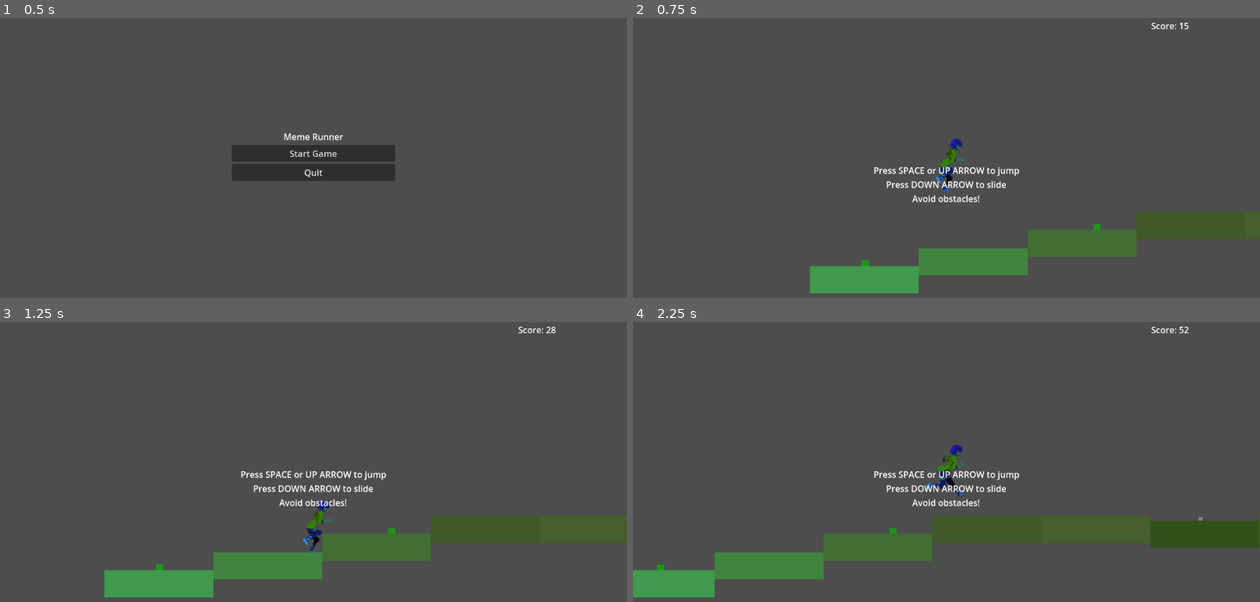
Above: before the commit, frames 1-4 (two rows, left to right).
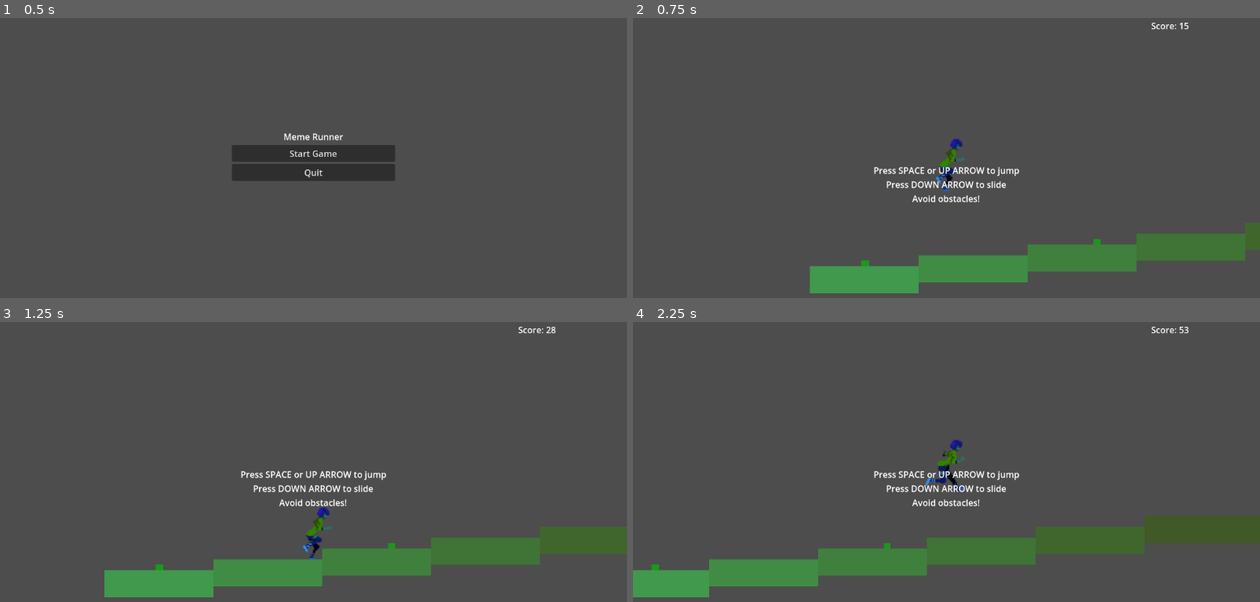
Above: after the commit, the same moments.

Repository: DeweyHur/meme_runner
Game: Godot game, scene res://scenes/MainMenu.tscn
Same seed, same stepped clock (60 frames per second), same inputs: the game is played once before the commit and once after it.
Inputs:
- Up to frame 1 (0.5 s): no input
- Up to frame 2 (0.75 s): click "Start Game" at 0.5 s
- Up to frame 3 (1.25 s): no input
- Up to frame 4 (2.25 s): tap Space (jump) at 1.25, 1.52, 2 s; hold Shift (slide) 1.28-2.03 s; hold Up (ui_up) from 1.28 s (still down); tap Shift (slide) at 2.1 s

Frame 1 is identical in both runs. In frame 2, 5.9% of the frame differs, in the area x 45-100%, y 69-95%; in frame 3, 7.1%; in frame 4, 7.9%, in the area x 2-100%, y 1-99%.

Commit message:
Fix player slope movement - add proper collision layers, slope detection, and smoother terrain traversal

Diff:
--- a/scenes/Player.tscn
+++ b/scenes/Player.tscn
@@ -59,7 +59,7 @@
 sprite_frames = SubResource("SpriteFrames_jfpux")
 animation = &"run"
 autoplay = "run"
-frame_progress = 0.0513972
+frame_progress = 0.213959
 
 [node name="Camera2D" type="Camera2D" parent="."]
 position_smoothing_enabled = true
--- a/scripts/Player.gd
+++ b/scripts/Player.gd
@@ -17,9 +17,33 @@
 	# Set initial position
 	position = Vector2(100, 300)
 
+	# Set collision layers for proper ground detection
+	collision_layer = 2  # Player layer
+	collision_mask = 1   # Detect ground layer
+
 	# Make sure we're on the ground
 	if is_on_floor():
 		position.y = 300
+
+func handle_slope_movement():
+	# If on floor, check if we're on a slope and adjust movement
+	if is_on_floor():
+		# Get the floor normal to determine slope direction
+		var floor_normal = get_floor_normal()
+
+		# If we're on a slope (not flat ground)
+		if floor_normal.y < 0.9:  # Less than 0.9 means we're on a slope
+			# Calculate slope angle
+			var slope_angle = acos(floor_normal.y)
+
+			# If slope is walkable (less than 45 degrees)
+			if slope_angle < deg_to_rad(45.0):
+				# Adjust velocity to move along the slope
+				var slope_velocity = velocity.x / cos(slope_angle)
+				velocity.y = -slope_velocity * sin(slope_angle)
+			else:
+				# Too steep, slide down
+				velocity.y += gravity * 0.5
 
 func _physics_process(delta):
 	# Add gravity
@@ -33,6 +57,9 @@
 
 	# Handle running
 	velocity.x = run_speed
+
+	# Handle slope movement
+	handle_slope_movement()
 
 	# Handle jumping
 	if Input.is_action_just_pressed("jump") and can_jump and is_on_floor():
@@ -95,6 +122,7 @@
 		var collision = get_slide_collision(i)
 		var collider = collision.get_collider()
 
+		# Only trigger game over for obstacles, not ground
 		if collider.is_in_group("obstacles"):
 			game_over()
 
--- a/scripts/ProceduralGround.gd
+++ b/scripts/ProceduralGround.gd
@@ -7,8 +7,8 @@
 @export var max_segment_length = 8
 @export var smoothness = 0.3  # How smooth the transitions are (0-1)
 @export var terrain_complexity = 0.7  # How complex the terrain should be
-@export var max_walkable_slope = 30.0  # Maximum slope angle in degrees that player can walk up
-@export var slope_segment_length = 4  # How many segments to use for gradual slopes
+@export var max_walkable_slope = 25.0  # Maximum slope angle in degrees that player can walk up
+@export var slope_segment_length = 6  # How many segments to use for gradual slopes
 
 var player: Node2D
 var last_segment_end = 0.0
@@ -147,6 +147,10 @@
 	var ground_piece = StaticBody2D.new()
 	ground_piece.name = "GroundPiece_" + str(index)
 
+	# Set collision layer and mask for ground detection
+	ground_piece.collision_layer = 1  # Layer 1 for ground
+	ground_piece.collision_mask = 0   # Don't detect other objects
+
 	# Calculate height for this piece based on terrain type
 	var piece_height = calculate_piece_height(index, total_length, terrain_type)
 
